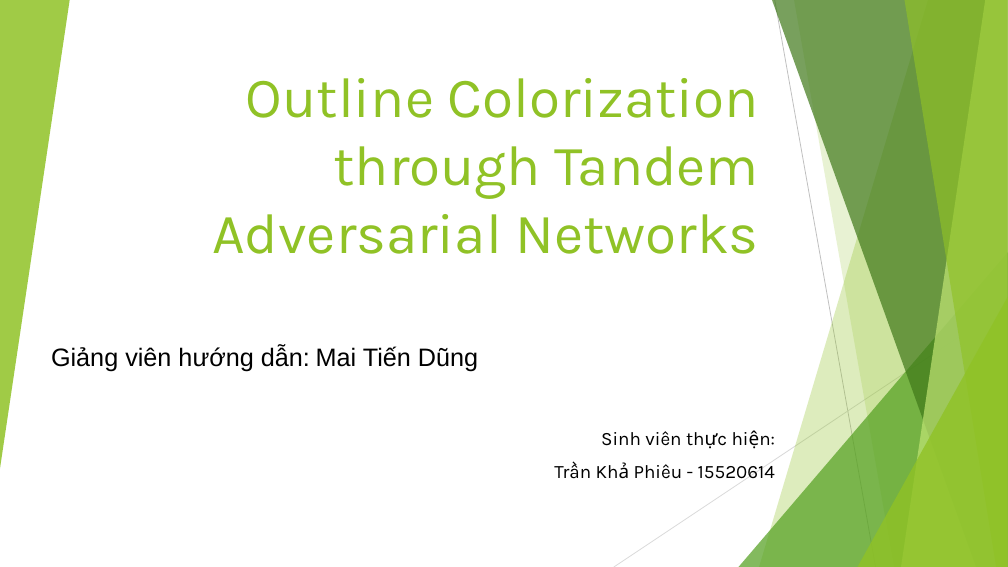
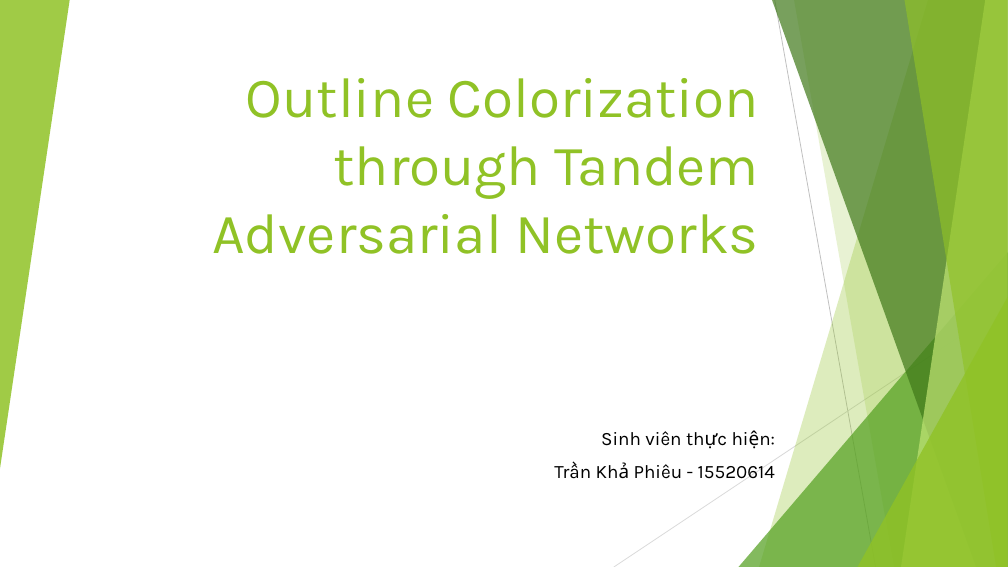
Before and after one commit to deathvn/Outline_Colorization, a slide deck: slide 1 of Presentation.pptx. Drawn at 1008x567 pixels with LibreOffice and Linux fonts; fonts in the diff are those of the drawing. Boxes give left, top, right and bottom in pixels: in the first picture for what was removed or moved away, otherwise in the second. Text is boxed around its words. In the diff, an @@ line names an element or a change of style, - is before the commit and + after.

```diff
--- a/Presentation.pptx
+++ b/Presentation.pptx
@@ text removed at box(51, 346, 478, 372) @@
-Giảng viên hướng dẫn: Mai Tiến Dũng
```
